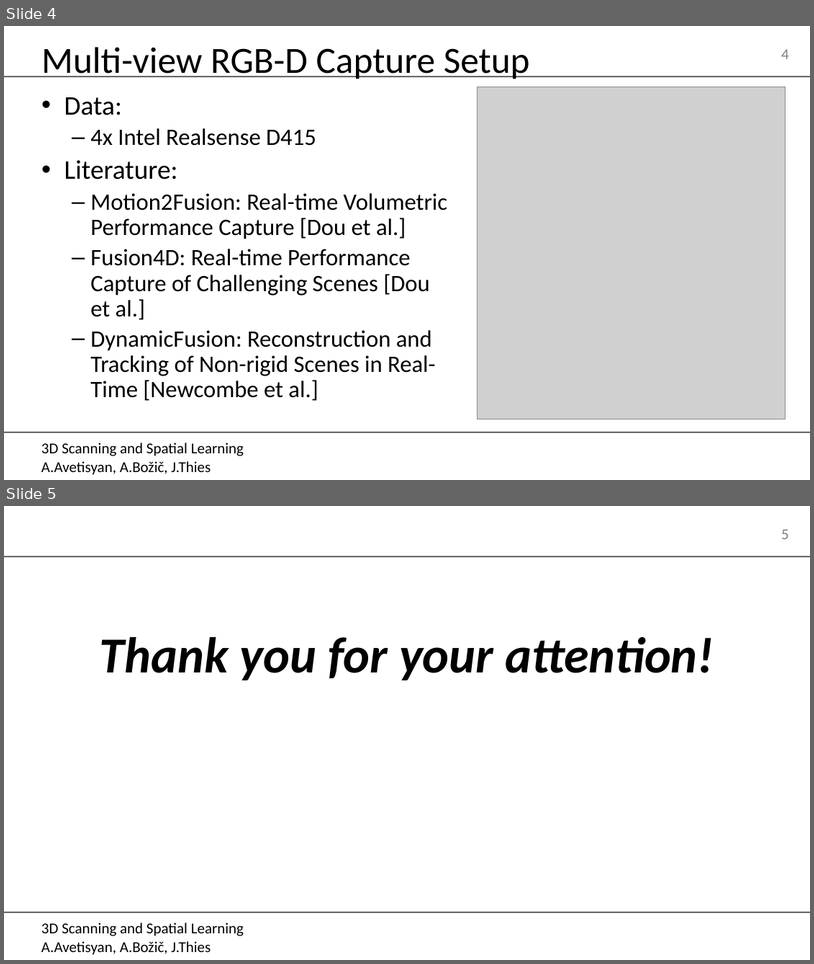
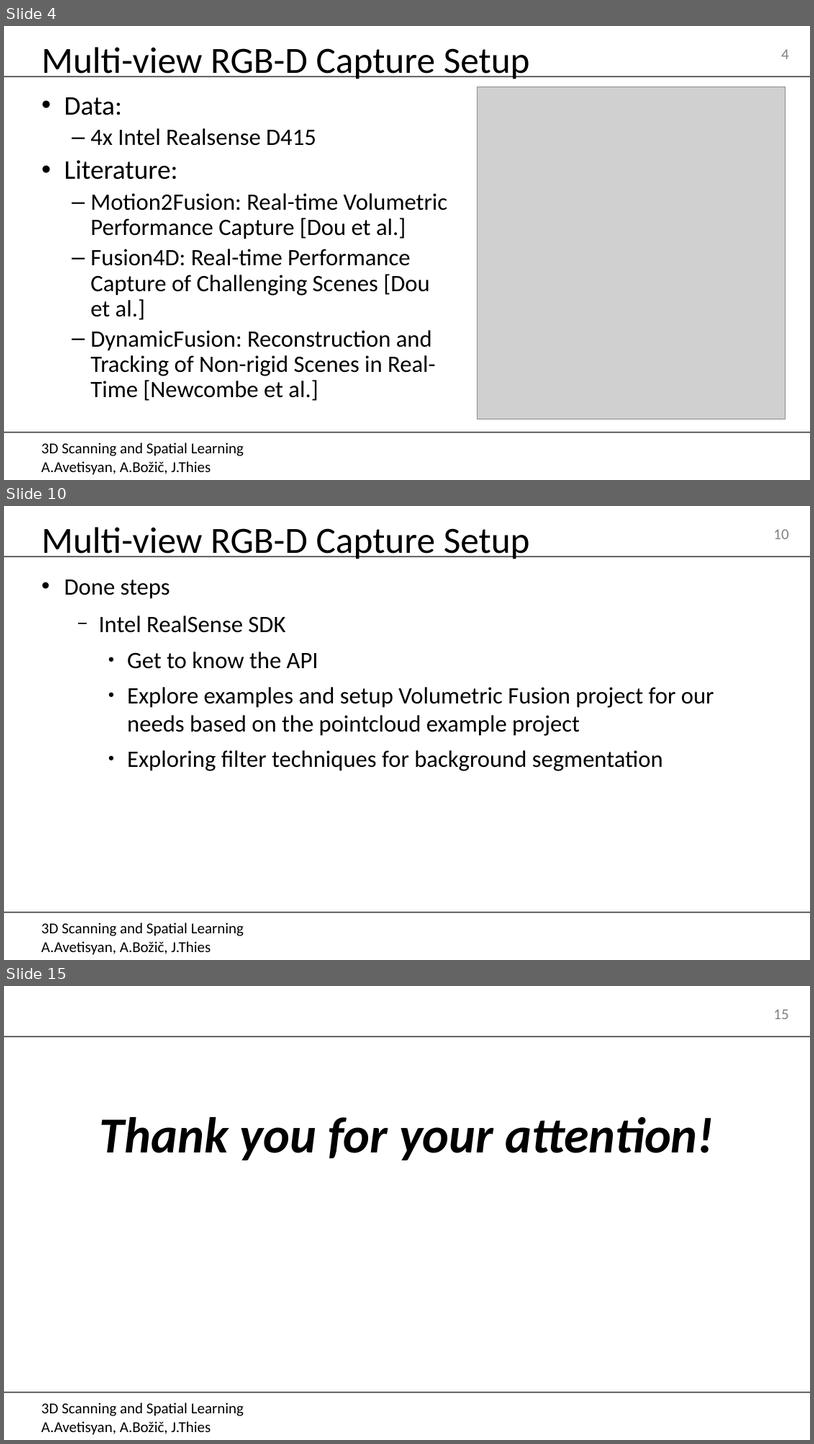
Before and after one commit to MarcelBruckner-TUMProjects/Volumetric-Fusion, a slide deck: Presentations/Presentation.odp. Shown one above the other, each under a label of ours: slides 4 and 5 before the commit, slides 4, 10 and 15 after it; the slides between them are not shown. The pictures are 814x964 and 814x1444 pixels, drawn with LibreOffice and Linux fonts; fonts in the diff are those of the drawing; grey boxes stand for pictures; background and template pictures are left out. Boxes give left, top, right and bottom in pixels: in the first picture for what was removed or moved away, otherwise in the second. Text is boxed around its words. In the diff, an @@ line names an element or a change of style, - is before the commit and + after.

```diff
--- a/Presentations/Presentation.odp
+++ b/Presentations/Presentation.odp
@@ slide 10 added at <box>4,506,810,960</box>, background #FFFFFF; not listed: 4 template elements that a slide beside it also shows @@
@@ title added at <box>41,527,530,559</box>, 44 pt, text #000000 @@
+Multi-view RGB-D Capture Setup
@@ text added at <box>64,579,715,771</box>, 28 pt, text #000000 @@
+• Done steps
+  − Intel RealSense SDK
+    ● Get to know the API
+    ● Explore examples and setup Volumetric Fusion project for our needs based on the pointcloud example project
+    ● Exploring filter techniques for background segmentation
@@ what was slide 5 is now slide 15 @@
@@ page number at <box>774,1009,789,1019</box>: text changed @@
-5
+15
```
Also in this commit, not shown: 9 other slides added, 1 other file.
